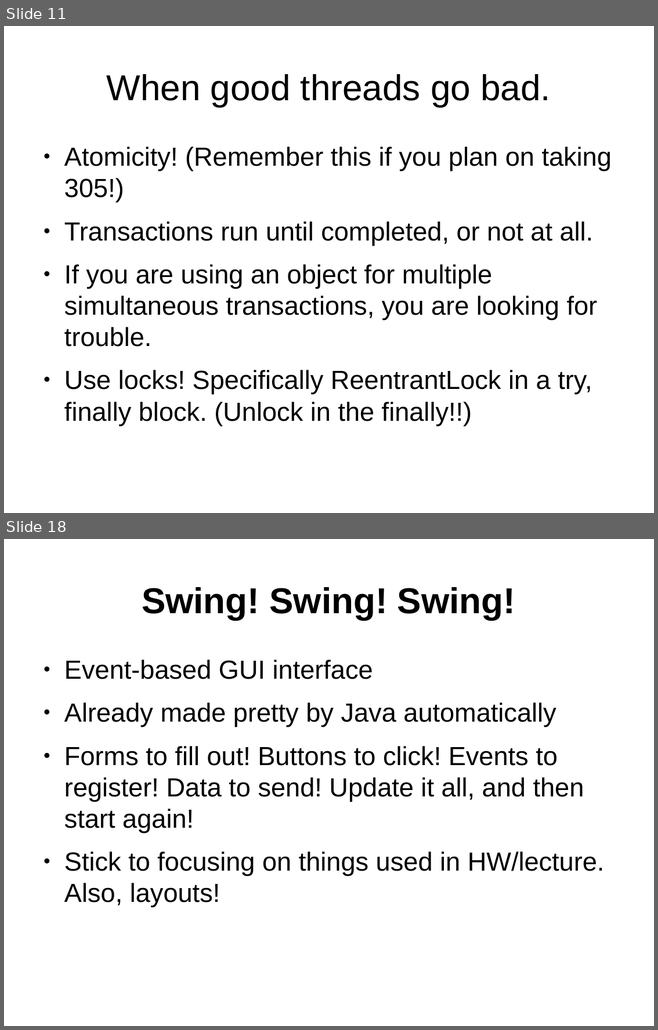
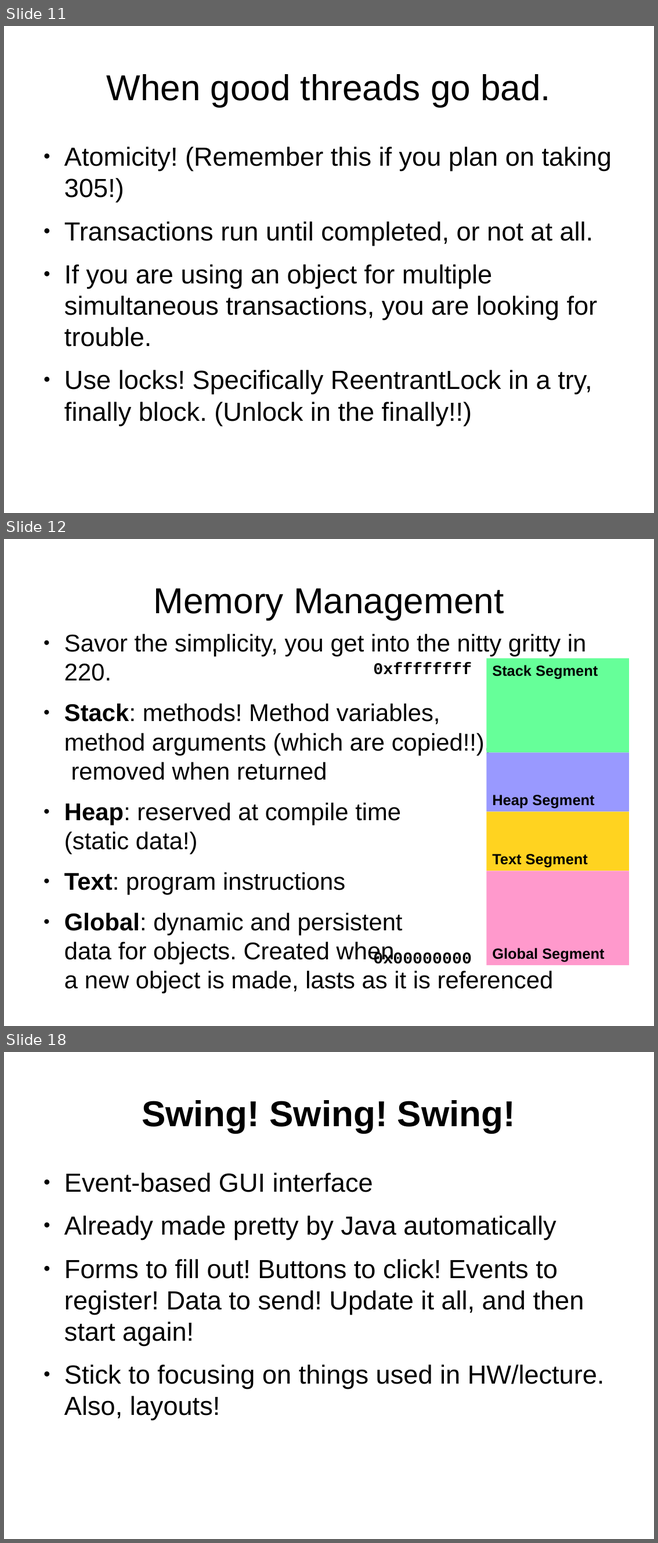
Before and after one commit to yv444/cse219-review, a slide deck: midterm_review.odp. Shown one above the other, each under a label of ours: slides 11 and 18 before the commit, slides 11, 12 and 18 after it; the slides between them are not shown. The pictures are 658x1030 and 658x1543 pixels, drawn with LibreOffice and Linux fonts; fonts in the diff are those of the drawing. Boxes give left, top, right and bottom in pixels: in the first picture for what was removed or moved away, otherwise in the second. Text is boxed around its words. In the diff, an @@ line names an element or a change of style, - is before the commit and + after.

```diff
--- a/midterm_review.odp
+++ b/midterm_review.odp
@@ slide 12 added at (x1=4, y1=539, x2=654, y2=1026), background #FFFFFF @@
@@ title added at (x1=154, y1=588, x2=503, y2=620), 44 pt, text #000000 @@
+Memory Management
@@ text added at (x1=64, y1=634, x2=586, y2=994), 29.6 pt, text #000000 @@
+● Savor the simplicity, you get into the nitty gritty in 220.
+● Stack: methods! Method variables,
+  method arguments (which are copied!!),
+  removed when returned
+● Heap: reserved at compile time
+  (static data!)
+● Text: program instructions
+● Global: dynamic and persistent
+  data for objects. Created when
+  a new object is made, lasts as it is referenced
@@ rectangle added at (x1=486, y1=658, x2=629, y2=752), fill #66FF99, 18 pt, text #000000, bold @@
+Stack Segment
@@ text added at (x1=373, y1=663, x2=471, y2=675), 20 pt, text #000000, bold @@
+0xffffffff
@@ rectangle added at (x1=486, y1=753, x2=629, y2=812), fill #9999FF, 18 pt, text #000000, bold @@
+Heap Segment
@@ rectangle added at (x1=486, y1=812, x2=629, y2=871), fill #FFD320, 18 pt, text #000000, bold @@
+Text Segment
@@ rectangle added at (x1=486, y1=871, x2=629, y2=965), fill #FF99CC, 18 pt, text #000000, bold @@
+Global Segment
@@ text added at (x1=373, y1=952, x2=471, y2=964), 20 pt, text #000000, bold @@
+0x00000000
```
Also in this commit, not shown: 9 slides changed, 2 other slides added, 3 slides removed, 1 other file.
